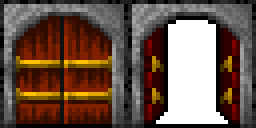
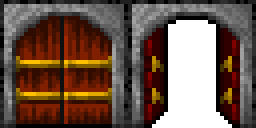
The second 256x128 image is a revision of the first. Changes to its layers:
painted on "Door_Close" over [152, 124, 232, 128]
